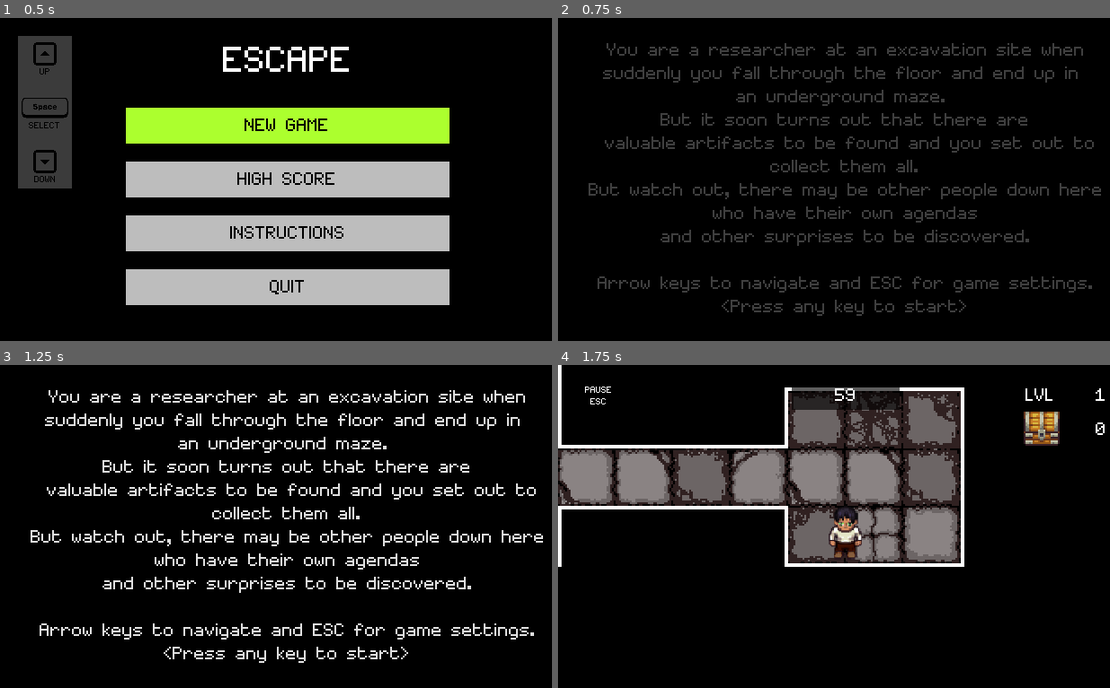
Above: before the commit, frames 1-4 (two rows, left to right).
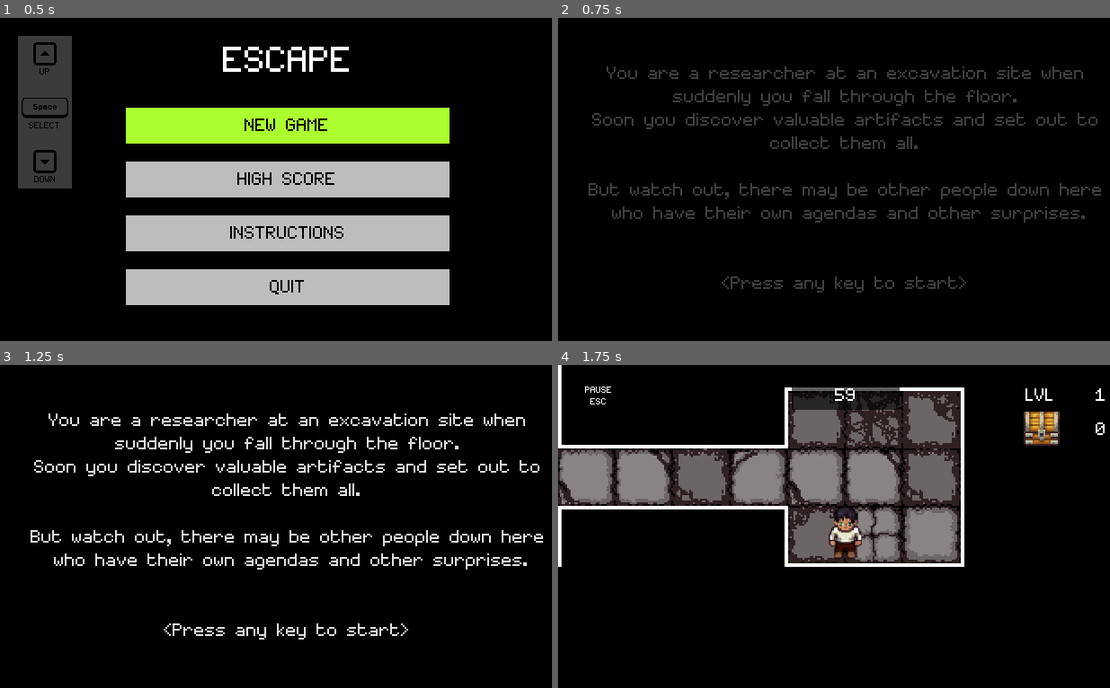
Above: after the commit, the same moments.

Repository: alittek/AC31009-Game
Game: Godot game, scene res://Scenes/StartScreen.tscn
Two runs of this game, one before a commit and one after it. Both use one fixed random seed, a clock stepped at 60 frames per second and the inputs below. Sound files missing from this copy of the repository are replaced by a short silence.
Inputs:
- Up to frame 1 (0.5 s): no input
- Up to frame 2 (0.75 s): tap Enter at 0.5 s; hold Right (move_right) from 0.53 s (still down); hold Space (interact) from 0.53 s (still down)
- Up to frame 3 (1.25 s): keep holding Right (move_right); keep holding Space (interact)
- Up to frame 4 (1.75 s): release Right (move_right) at 1.28 s; release Space (interact) at 1.28 s; hold Down (move_down) from 1.28 s (still down); tap Space (interact) at 1.35 s

Frame 1 is identical in both runs. In frame 2, 8.7% of the frame differs, in the area x 6-98%, y 7-93%; in frame 3, 8.7%; in frame 4, nothing differs.

Commit message:
update intro

Diff:
--- a/Scenes/Intro.tscn
+++ b/Scenes/Intro.tscn
@@ -22,16 +22,14 @@
 custom_fonts/font = ExtResource( 1 )
 custom_colors/font_color = Color( 1, 1, 1, 1 )
 text = "You are a researcher at an excavation site when
-suddenly you fall through the floor and end up in
-an underground maze.
-But it soon turns out that there are
- valuable artifacts to be found and you set out to
+suddenly you fall through the floor.
+Soon you discover valuable artifacts and set out to
  collect them all.
+
 But watch out, there may be other people down here
- who have their own agendas
-and other surprises to be discovered.
+ who have their own agendas and other surprises.
 
-Arrow keys to navigate and ESC for game settings.
+
 <Press any key to start>"
 align = 1
 valign = 1
--- a/Scenes/NPC.tscn
+++ b/Scenes/NPC.tscn
@@ -1,6 +1,6 @@
 [gd_scene load_steps=12 format=2]
 
-[ext_resource path="res://Scripts/OtherNPC.gd" type="Script" id=1]
+[ext_resource path="res://Scripts/NPC.gd" type="Script" id=1]
 [ext_resource path="res://NPC/hooded.png" type="Texture" id=2]
 
 [sub_resource type="Animation" id=1]
--- a/Scripts/OtherNPC.gd
+++ b/Scripts/NPC.gd
@@ -11,7 +11,7 @@
 var stealDist : int = 30
 var stolen = false
 var amount : int = 1
-var chaseDist : int = 400
+var chaseDist : int = 300
 
 var triggered = false
 onready var effect = get_node("Effect")
@@ -33,16 +33,12 @@
 	#state pattern to allow enemy behaviour
 	match state:
 		"patrol":
-			#print("patrol")
 			patrol(delta)
 		"follow":
-			#print("follow")
 			follow(delta)
 		"steal":
-			#print("steal")
 			steal()
 		"flee":
-			#print("flee")
 			flee()
 
 # check player position constantly
@@ -94,6 +90,8 @@
 
 # prcess steal state
 func steal():
+	# TODO popup once when enemy first appears
+	#
 	player.lose_artifact(amount)
 	steal_artifact(amount)
 
